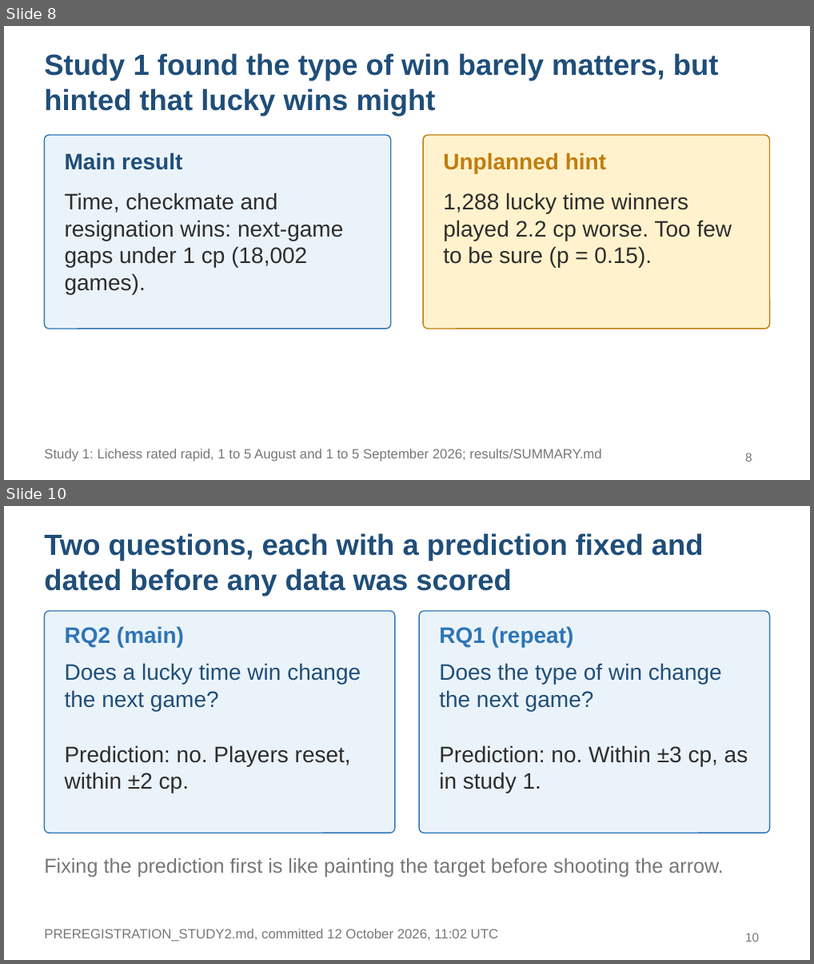
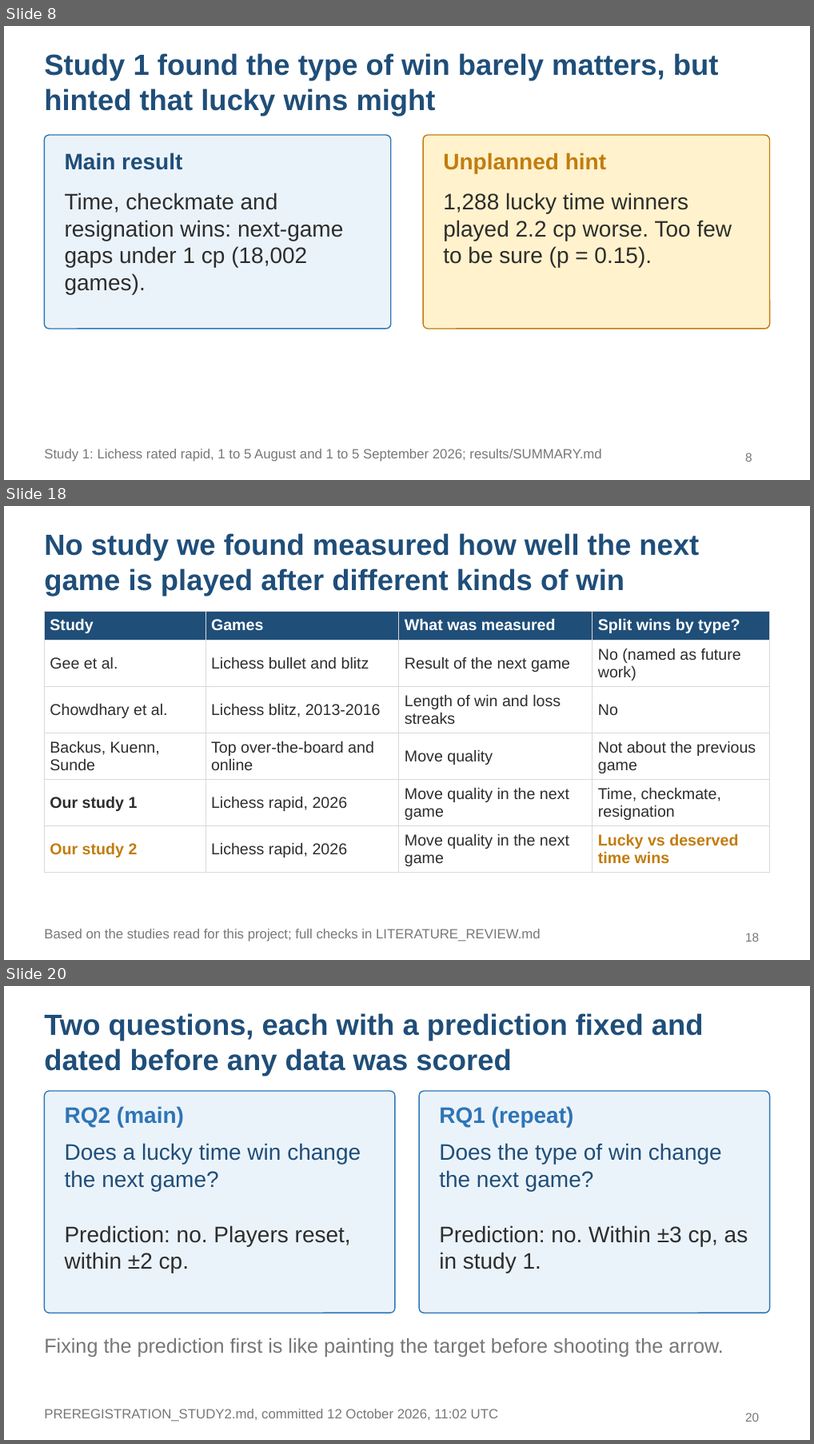
Before and after one commit to KaranaGulati/ContinuedLearningResearch, a slide deck: slides/study2-final.pptx. Shown one above the other, each under a label of ours: slides 8 and 10 before the commit, slides 8, 18 and 20 after it; the slides between them are not shown. The pictures are 814x964 and 814x1444 pixels, drawn with LibreOffice and Linux fonts; fonts in the diff are those of the drawing. Boxes give left, top, right and bottom in pixels: in the first picture for what was removed or moved away, otherwise in the second. Text is boxed around its words. In the diff, an @@ line names an element or a change of style, - is before the commit and + after.

```diff
--- a/slides/study2-final.pptx
+++ b/slides/study2-final.pptx
@@ slide 18 added at box(4, 506, 810, 960), background #FFFFFF @@
@@ title added at box(44, 533, 699, 596), 26 pt, text #1F4E79, bold @@
+No study we found measured how well the next game is played after different kinds of win
@@ table added at box(44, 611, 770, 869), 6 rows, 4 columns @@
+Study | Games | What was measured | Split wins by type?
+Gee et al. | Lichess bullet and blitz | Result of the next game | No (named as future work)
+Chowdhary et al. | Lichess blitz, 2013-2016 | Length of win and loss streaks | No
+Backus, Kuenn, Sunde | Top over-the-board and online | Move quality | Not about the previous game
+Our study 1 | Lichess rapid, 2026 | Move quality in the next game | Time, checkmate, resignation
+Our study 2 | Lichess rapid, 2026 | Move quality in the next game | Lucky vs deserved time wins
@@ text added at box(44, 928, 541, 941), 12 pt, text #777777 @@
+Based on the studies read for this project; full checks in LITERATURE_REVIEW.md
@@ page number added at box(746, 932, 759, 941), 11 pt, text #777777 @@
+18
@@ what was slide 10 is now slide 20 @@
@@ page number at box(746, 1412, 759, 1421): text changed @@
-10
+20
```
Also in this commit, not shown: 6 slides changed, 9 other slides added, 2 other files.
